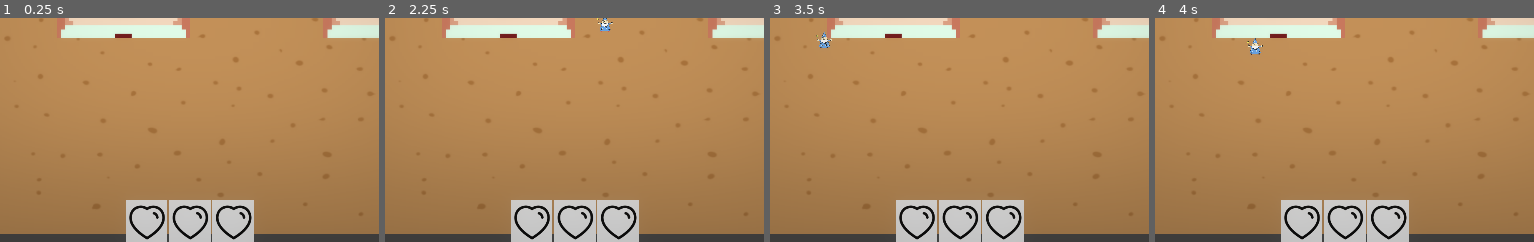
Above: before the commit, frames 1-4 (left to right).
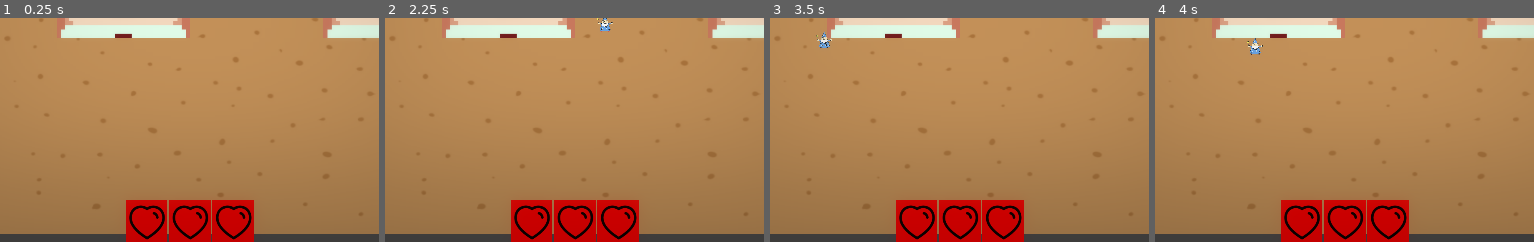
Above: after the commit, the same moments.

Repository: Soiiz/Heart-Of-Cards-Jam
Game: Godot game, scene res://scenes/Main.tscn
Two runs of this game, one before a commit and one after it. Both use one fixed random seed, a clock stepped at 60 frames per second and the inputs below.
Inputs (mouse positions are % of the whole screen's width and height, from its top left):
- Up to frame 1 (0.25 s): no input
- Up to frame 2 (2.25 s): click (4, 33) at 0.52 s; tap Enter at 1.25 s; move the mouse to (76, 45) at 1.27 s; press the mouse at (76, 45) at 1.28 s; hold D (right) 1.28-2.03 s; move the mouse to (32, 55) at 2.02 s; release the mouse at (32, 55) at 2.03 s; hold S (down) from 2.03 s (still down); click (32, 55) at 2.1 s
- Up to frame 3 (3.5 s): move the mouse to (63, 28) at 2.77 s; release S (down) at 2.78 s; press the mouse at (63, 28) at 2.78 s; hold D (right) from 2.78 s (still down)
- Up to frame 4 (4 s): move the mouse to (47, 70) at 3.52 s; release D (right) at 3.53 s; release the mouse at (47, 70) at 3.53 s; hold W (up) from 3.53 s (still down); click (47, 70) at 3.6 s
The pictures show only the part of the screen within x 28-78%, y 50-100%; the shares and areas given below are measured in that part.

The runs differ from the first frame. In frame 1, 5.4% of the frame differs, in the area x 33-68%, y 81-100%; in frame 2, 5.4%; in frame 3, 5.4%; in frame 4, 5.4%.

Commit message:
Temp Health Update

Diff:
--- a/Player.gd
+++ b/Player.gd
@@ -1,4 +1,6 @@
 extends KinematicBody2D
+
+signal health_updated
 
 # Movement Variables
 export var speed = 200
@@ -12,6 +14,11 @@
 export var health = 3
 
 onready var dash_cooldown = $DashCoolDown
+
+func _ready():
+	Global.player = self
+	connect("health_updated", Global.console, "_on_health_updated")
+	emit_signal("health_updated", health)
 
 func _unhandled_input(event):
 	if event.is_action_pressed("Click"):
@@ -42,5 +49,7 @@
 
 func take_damage(damage):
 	health -= damage
+	emit_signal("health_updated", health)
+
 	if health <= 0:
 		print("game over!")
--- a/scripts/Console.gd
+++ b/scripts/Console.gd
@@ -25,5 +25,10 @@
 	emit_signal("round_started")
 
 
-func update_health():
-	pass
+func _on_health_updated(new_health):
+	for i in range(3):
+		var heart = get_node("../CanvasLayer/Control/CenterContainer/HBoxContainer/Heart%d" % [i + 1])
+		if i < new_health:
+			heart.set_modulate(Color.red)
+		else:
+			heart.set_modulate(Color.white)
